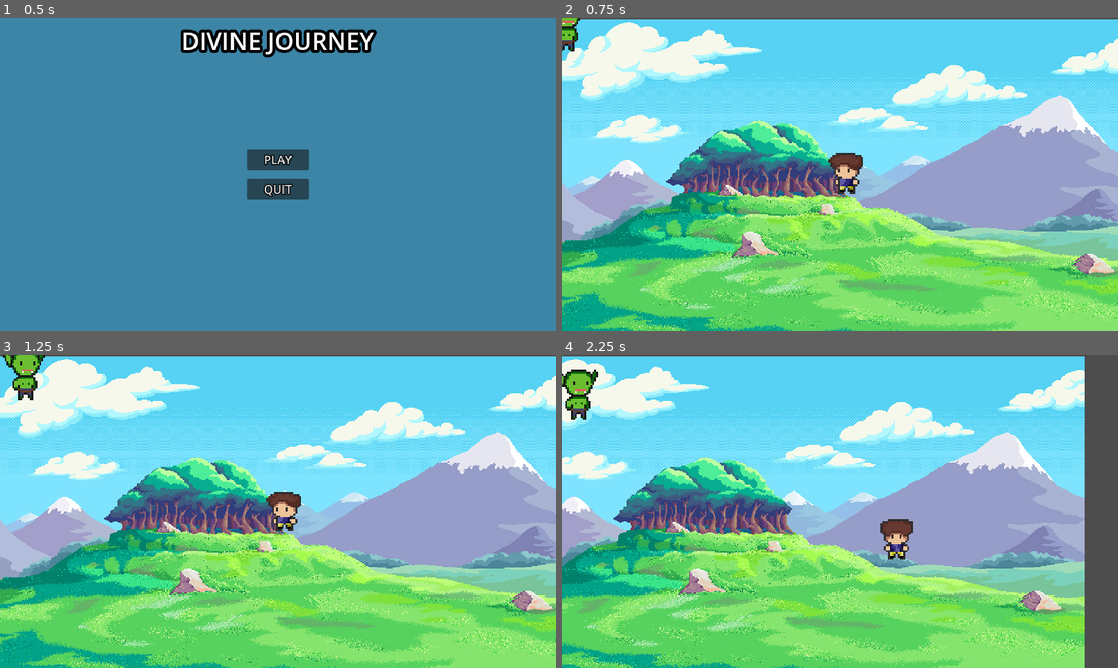
Above: before the commit, frames 1-4 (two rows, left to right).
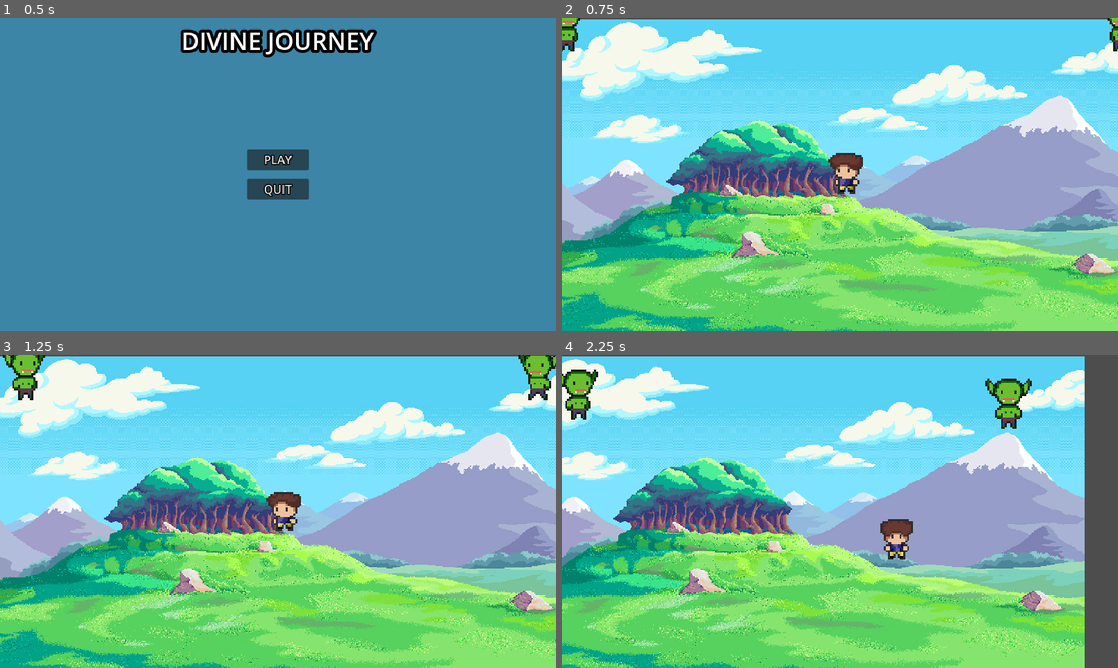
Above: after the commit, the same moments.

Repository: JoanMaceo02/Divine-Journey
Game: Godot game, scene res://Scenes/main_menu.tscn
Same seed, same stepped clock (60 frames per second), same inputs: the game is played once before the commit and once after it.
Inputs (mouse positions are in pixels of both pictures, inside the frame that each line leads up to):
- Up to frame 1 (0.5 s): no input
- Up to frame 2 (0.75 s): click "PLAY" at 0.5 s
- Up to frame 3 (1.25 s): no input
- Up to frame 4 (2.25 s): move the mouse to (962, 495) at 1.27 s; hold D (move_right) 1.28-2.03 s; click (962, 495) at 1.35 s; move the mouse to (728, 527) at 2.02 s; hold S (move_down) from 2.03 s (still down); click (728, 527) at 2.1 s

Frame 1 is identical in both runs. In frame 2, 0.1% of the frame differs, in the area x 98-100%, y 0-11%; in frame 3, 0.6%; in frame 4, 0.8%, in the area x 76-85%, y 7-24%.

Commit message:
Commit hitFlash effect
Este commit contiene un visualShader con el efecto de hitFlash al recibir daño, de momento solo lo tiene cuando recibe daño un enemigo

Diff:
--- /dev/null
+++ b/Materials/hitFlash.tres
@@ -0,0 +1,75 @@
+[gd_resource type="VisualShader" load_steps=5 format=3 uid="uid://cc4k7chi5xd6g"]
+
+[sub_resource type="VisualShaderNodeColorParameter" id="VisualShaderNodeColorParameter_cb5yt"]
+parameter_name = "tint"
+default_value_enabled = true
+
+[sub_resource type="VisualShaderNodeBooleanParameter" id="VisualShaderNodeBooleanParameter_e4u4g"]
+parameter_name = "enabled"
+default_value_enabled = true
+
+[sub_resource type="VisualShaderNodeIf" id="VisualShaderNodeIf_3x6uk"]
+default_input_values = [0, 0.0, 1, 1.0, 2, 1e-05, 3, Vector3(0, 0, 0), 4, Vector3(0, 0, 0), 5, Vector3(0, 0, 0)]
+
+[sub_resource type="VisualShaderNodeInput" id="VisualShaderNodeInput_rvooc"]
+input_name = "color"
+
+[resource]
+code = "shader_type canvas_item;
+render_mode blend_mix;
+
+uniform bool enabled = false;
+uniform vec4 tint : source_color = vec4(1.000000, 1.000000, 1.000000, 1.000000);
+
+
+
+void fragment() {
+// BooleanParameter:3
+	bool n_out3p0 = enabled;
+
+
+// ColorParameter:2
+	vec4 n_out2p0 = tint;
+
+
+// Input:5
+	vec4 n_out5p0 = COLOR;
+
+
+	vec3 n_out4p0;
+// If:4
+	float n_in4p1 = 1.00000;
+	float n_in4p2 = 0.00001;
+	if(abs((n_out3p0 ? 1.0 : 0.0) - n_in4p1) < n_in4p2)
+	{
+		n_out4p0 = vec3(n_out2p0.xyz);
+	}
+	else if((n_out3p0 ? 1.0 : 0.0) < n_in4p1)
+	{
+		n_out4p0 = vec3(n_out5p0.xyz);
+	}
+	else
+	{
+		n_out4p0 = vec3(n_out5p0.xyz);
+	}
+
+
+// Output:0
+	COLOR.rgb = n_out4p0;
+
+
+}
+"
+graph_offset = Vector2(-368.256, 108.174)
+mode = 1
+flags/light_only = false
+nodes/fragment/0/position = Vector2(540, 180)
+nodes/fragment/2/node = SubResource("VisualShaderNodeColorParameter_cb5yt")
+nodes/fragment/2/position = Vector2(-140, 300)
+nodes/fragment/3/node = SubResource("VisualShaderNodeBooleanParameter_e4u4g")
+nodes/fragment/3/position = Vector2(-80, 100)
+nodes/fragment/4/node = SubResource("VisualShaderNodeIf_3x6uk")
+nodes/fragment/4/position = Vector2(320, 180)
+nodes/fragment/5/node = SubResource("VisualShaderNodeInput_rvooc")
+nodes/fragment/5/position = Vector2(-120, 520)
+nodes/fragment/connections = PackedInt32Array(3, 0, 4, 0, 2, 0, 4, 3, 4, 0, 0, 0, 5, 0, 4, 4, 5, 0, 4, 5)
--- a/Scenes/enemy.tscn
+++ b/Scenes/enemy.tscn
@@ -1,7 +1,8 @@
-[gd_scene load_steps=70 format=3 uid="uid://dunrh74sgdmov"]
+[gd_scene load_steps=74 format=3 uid="uid://dunrh74sgdmov"]
 
 [ext_resource type="Script" path="res://Scripts/enemy.gd" id="1_jwxxi"]
 [ext_resource type="Texture2D" uid="uid://dxixc4m4gxqja" path="res://Assets/Enemies/Goblin/Goblin Back Attack/Goblin Back Attack.png" id="1_uvd7k"]
+[ext_resource type="Shader" uid="uid://cc4k7chi5xd6g" path="res://Materials/hitFlash.tres" id="2_e13up"]
 [ext_resource type="Texture2D" uid="uid://s2cbv4acfdnt" path="res://Assets/Enemies/Goblin/Goblin Back Walk/Goblin Back Walk.png" id="2_y7fbb"]
 [ext_resource type="Texture2D" uid="uid://b6kodb4kwlmwg" path="res://Assets/Enemies/Goblin/Goblin Front Attack/Goblin Front Attack.png" id="3_df6ir"]
 [ext_resource type="Texture2D" uid="uid://b0htcmywqno66" path="res://Assets/Enemies/Goblin/Goblin Front Walk/Goblin Front Walk.png" id="4_ssn4j"]
@@ -11,6 +12,12 @@
 [ext_resource type="Texture2D" uid="uid://bnlburxbgac6u" path="res://Assets/Enemies/Goblin/Goblin Right Walk/Goblin Right Walk.png" id="8_wyi28"]
 [ext_resource type="PackedScene" uid="uid://urjlda6abhkx" path="res://Scenes/hurt_box.tscn" id="10_syipm"]
 [ext_resource type="PackedScene" uid="uid://dimi8rqnsoraa" path="res://Scenes/hitbox.tscn" id="11_texhl"]
+
+[sub_resource type="ShaderMaterial" id="ShaderMaterial_by42a"]
+resource_local_to_scene = true
+shader = ExtResource("2_e13up")
+shader_parameter/enabled = false
+shader_parameter/tint = Color(1, 1, 1, 1)
 
 [sub_resource type="AtlasTexture" id="AtlasTexture_yj1kn"]
 atlas = ExtResource("1_uvd7k")
@@ -578,13 +585,34 @@
 [sub_resource type="RectangleShape2D" id="RectangleShape2D_k2fia"]
 size = Vector2(48, 88)
 
+[sub_resource type="Animation" id="Animation_qxn5n"]
+resource_name = "hit_flash"
+length = 0.1
+tracks/0/type = "value"
+tracks/0/imported = false
+tracks/0/enabled = true
+tracks/0/path = NodePath("AnimatedSprite2D:material:shader_parameter/enabled")
+tracks/0/interp = 1
+tracks/0/loop_wrap = true
+tracks/0/keys = {
+"times": PackedFloat32Array(0, 0.1),
+"transitions": PackedFloat32Array(1, 1),
+"update": 1,
+"values": [true, false]
+}
+
+[sub_resource type="AnimationLibrary" id="AnimationLibrary_y8s03"]
+_data = {
+"hit_flash": SubResource("Animation_qxn5n")
+}
+
 [node name="enemy" type="CharacterBody2D"]
 script = ExtResource("1_jwxxi")
 
 [node name="AnimatedSprite2D" type="AnimatedSprite2D" parent="."]
+material = SubResource("ShaderMaterial_by42a")
 sprite_frames = SubResource("SpriteFrames_an8he")
 animation = &"left_walk"
-frame = 3
 
 [node name="AnimationPlayer" type="AnimationPlayer" parent="."]
 libraries = {
@@ -615,6 +643,11 @@
 position = Vector2(0, 4)
 shape = SubResource("RectangleShape2D_k2fia")
 
+[node name="HitFlashAnimationPlayer" type="AnimationPlayer" parent="."]
+libraries = {
+"": SubResource("AnimationLibrary_y8s03")
+}
+
 [connection signal="area_entered" from="HurtBox" to="." method="_on_hurt_box_area_entered"]
 
 [editable path="HurtBox"]
--- a/Scenes/mainScene.tscn
+++ b/Scenes/mainScene.tscn
@@ -15,3 +15,6 @@
 texture = ExtResource("2_2yi2q")
 
 [node name="enemy" parent="." instance=ExtResource("3_f3xk8")]
+
+[node name="enemy2" parent="." instance=ExtResource("3_f3xk8")]
+position = Vector2(1184, 0)
--- a/Scenes/player.tscn
+++ b/Scenes/player.tscn
@@ -448,7 +448,7 @@
 tracks/2/interp = 1
 tracks/2/loop_wrap = true
 tracks/2/keys = {
-"times": PackedFloat32Array(0.4),
+"times": PackedFloat32Array(0.5),
 "transitions": PackedFloat32Array(1),
 "update": 1,
 "values": [false]
@@ -515,6 +515,7 @@
 }
 
 [sub_resource type="Animation" id="Animation_315y3"]
+loop_mode = 1
 tracks/0/type = "value"
 tracks/0/imported = false
 tracks/0/enabled = true
@@ -541,6 +542,7 @@
 }
 
 [sub_resource type="Animation" id="Animation_se0s1"]
+loop_mode = 1
 tracks/0/type = "value"
 tracks/0/imported = false
 tracks/0/enabled = true
@@ -599,7 +601,7 @@
 tracks/2/interp = 1
 tracks/2/loop_wrap = true
 tracks/2/keys = {
-"times": PackedFloat32Array(0.4),
+"times": PackedFloat32Array(0.5),
 "transitions": PackedFloat32Array(1),
 "update": 1,
 "values": [false]
@@ -666,6 +668,7 @@
 }
 
 [sub_resource type="Animation" id="Animation_810mn"]
+loop_mode = 1
 tracks/0/type = "value"
 tracks/0/imported = false
 tracks/0/enabled = true
@@ -692,6 +695,7 @@
 }
 
 [sub_resource type="Animation" id="Animation_0wyyu"]
+loop_mode = 1
 tracks/0/type = "value"
 tracks/0/imported = false
 tracks/0/enabled = true
@@ -750,7 +754,7 @@
 tracks/2/interp = 1
 tracks/2/loop_wrap = true
 tracks/2/keys = {
-"times": PackedFloat32Array(0.4),
+"times": PackedFloat32Array(0.5),
 "transitions": PackedFloat32Array(1),
 "update": 1,
 "values": [false]
@@ -817,6 +821,7 @@
 }
 
 [sub_resource type="Animation" id="Animation_qha4l"]
+loop_mode = 1
 step = 0.0526316
 tracks/0/type = "value"
 tracks/0/imported = false
@@ -844,6 +849,7 @@
 }
 
 [sub_resource type="Animation" id="Animation_8mcbo"]
+loop_mode = 1
 tracks/0/type = "value"
 tracks/0/imported = false
 tracks/0/enabled = true
@@ -902,7 +908,7 @@
 tracks/2/interp = 1
 tracks/2/loop_wrap = true
 tracks/2/keys = {
-"times": PackedFloat32Array(0.4),
+"times": PackedFloat32Array(0.5),
 "transitions": PackedFloat32Array(1),
 "update": 1,
 "values": [false]
@@ -969,6 +975,7 @@
 }
 
 [sub_resource type="Animation" id="Animation_5qq4p"]
+loop_mode = 1
 tracks/0/type = "value"
 tracks/0/imported = false
 tracks/0/enabled = true
@@ -995,6 +1002,7 @@
 }
 
 [sub_resource type="Animation" id="Animation_lvyfo"]
+loop_mode = 1
 tracks/0/type = "value"
 tracks/0/imported = false
 tracks/0/enabled = true
@@ -1020,24 +1028,8 @@
 "values": ["right_walk"]
 }
 
-[sub_resource type="Animation" id="Animation_mldn3"]
-length = 0.001
-tracks/0/type = "value"
-tracks/0/imported = false
-tracks/0/enabled = true
-tracks/0/path = NodePath("HitboxPivot/PunchHitbox/CollisionShape2D:disabled")
-tracks/0/interp = 1
-tracks/0/loop_wrap = true
-tracks/0/keys = {
-"times": PackedFloat32Array(0),
-"transitions": PackedFloat32Array(1),
-"update": 1,
-"values": [true]
-}
-
 [sub_resource type="AnimationLibrary" id="AnimationLibrary_ifcd2"]
 _data = {
-"RESET": SubResource("Animation_mldn3"),
 "back_basic_attack": SubResource("Animation_33t1j"),
 "back_idle": SubResource("Animation_315y3"),
 "back_walk": SubResource("Animation_se0s1"),
@@ -1178,7 +1170,8 @@
 texture_filter = 1
 position = Vector2(8, 16)
 sprite_frames = SubResource("SpriteFrames_ymumt")
-animation = &"right_basic_attack"
+animation = &"left_idle"
+frame = 2
 
 [node name="Camera2D" type="Camera2D" parent="."]
 drag_horizontal_enabled = true
--- a/Scripts/enemy.gd
+++ b/Scripts/enemy.gd
@@ -4,10 +4,11 @@
 @export var speed = 100
 var direction = Vector2.ZERO
 var is_attacking = false
-@export var health = 100
+@export var health = 200
 
 @onready var player = get_parent().get_node("Player")
 @onready var animation_tree = $AnimationTree
+@onready var hit_flash_anim_player = $HitFlashAnimationPlayer
 
 
 func _physics_process(delta):
@@ -47,6 +48,17 @@
 	animation_tree["parameters/conditions/is_attacking"] = is_attacking
 
 
+# Function to take damage
+func take_damage():
+	health -= 50
+	hit_flash_anim_player.play("hit_flash")
+	if health <= 0:
+		die()
+
+
+func die():
+	queue_free()
+
+
 func _on_hurt_box_area_entered(area):
-	health -= 50
-	print(health)
+	take_damage()
Not shown: 1 places in Scenes/player.tscn that only renumber resources
